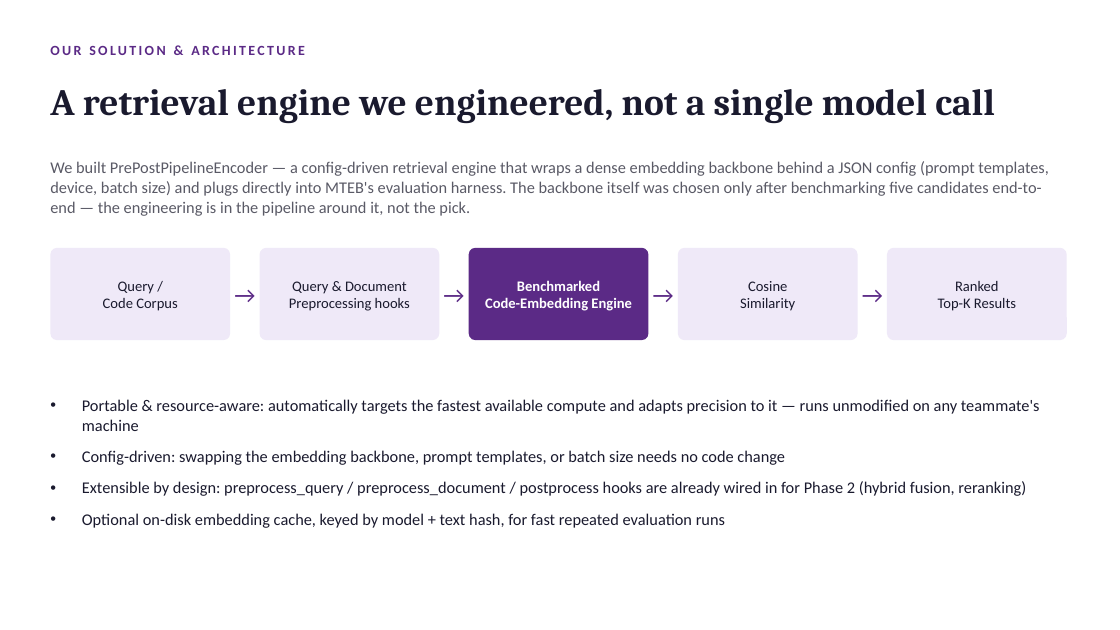
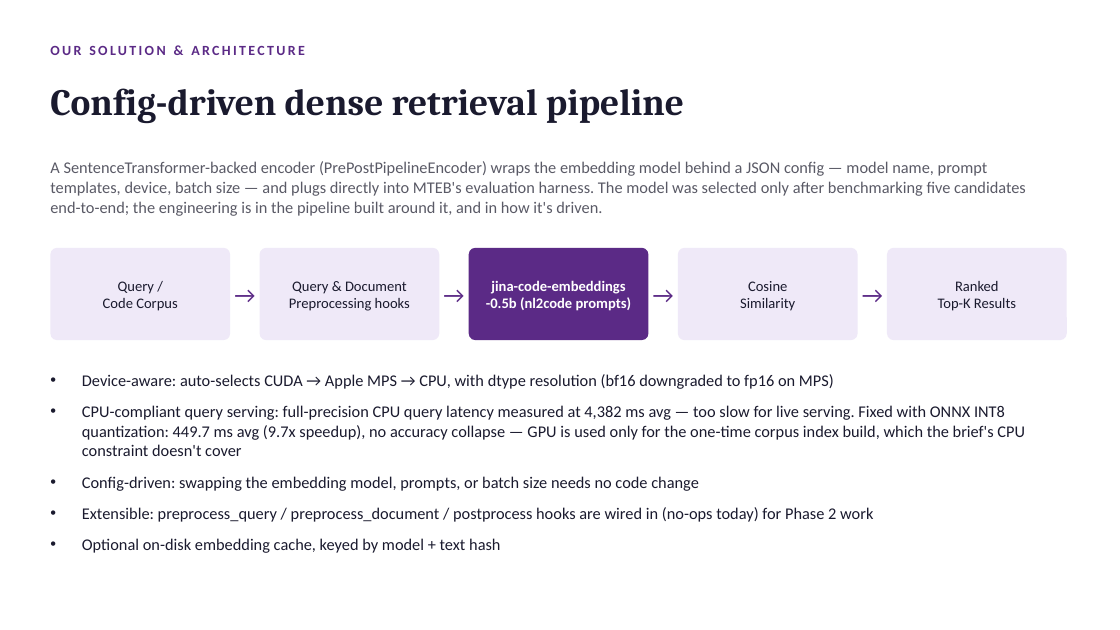
Before and after one commit to krishivgupta1429-cell/samsung-prism-codebase, a slide deck: slide 4 of Thapar_Cli404_submission.pptx. Drawn at 1120x630 pixels with LibreOffice and Linux fonts; fonts in the diff are those of the drawing. Boxes give left, top, right and bottom in pixels: in the first picture for what was removed or moved away, otherwise in the second. Text is boxed around its words. In the diff, an @@ line names an element or a change of style, - is before the commit and + after.

Commit message:
Add CPU-vs-GPU latency investigation and quantization results to PPT

```diff
--- a/Thapar_Cli404_submission.pptx
+++ b/Thapar_Cli404_submission.pptx
@@ text at [50,88,684,123]: text changed @@
-A retrieval engine we engineered, not a single model call
+Config-driven dense retrieval pipeline
@@ text at [50,161,1026,216]: text changed @@
-We built PrePostPipelineEncoder — a config-driven retrieval engine that wraps a dense embedding backbone behind a JSON config (prompt templates, device, batch size) and plugs directly into MTEB's evaluation harness. The backbone itself was chosen only after benchmarking five candidates end-to-end — the engineering is in the pipeline around it, not the pick.
+A SentenceTransformer-backed encoder (PrePostPipelineEncoder) wraps the embedding model behind a JSON config — model name, prompt templates, device, batch size — and plugs directly into MTEB's evaluation harness. The model was selected only after benchmarking five candidates end-to-end; the engineering is in the pipeline built around it, and in how it's driven.
@@ text at [486,280,632,311]: text changed @@
-Benchmarked
-Code-Embedding Engine
+jina-code-embeddings
+-0.5b (nl2code prompts)
@@ text at [82,374,1025,553]: text changed @@
-• Portable & resource-aware: automatically targets the fastest available compute and adapts precision to it — runs unmodified on any teammate's machine
-• Config-driven: swapping the embedding backbone, prompt templates, or batch size needs no code change
-• Extensible by design: preprocess_query / preprocess_document / postprocess hooks are already wired in for Phase 2 (hybrid fusion, reranking)
-• Optional on-disk embedding cache, keyed by model + text hash, for fast repeated evaluation runs
+• Device-aware: auto-selects CUDA → Apple MPS → CPU, with dtype resolution (bf16 downgraded to fp16 on MPS)
+• CPU-compliant query serving: full-precision CPU query latency measured at 4,382 ms avg — too slow for live serving. Fixed with ONNX INT8 quantization: 449.7 ms avg (9.7x speedup), no accuracy collapse — GPU is used only for the one-time corpus index build, which the brief's CPU constraint doesn't cover
+• Config-driven: swapping the embedding model, prompts, or batch size needs no code change
+• Extensible: preprocess_query / preprocess_document / postprocess hooks are wired in (no-ops today) for Phase 2 work
+• Optional on-disk embedding cache, keyed by model + text hash
```
Also in this commit, not shown: 4 other slides changed.
